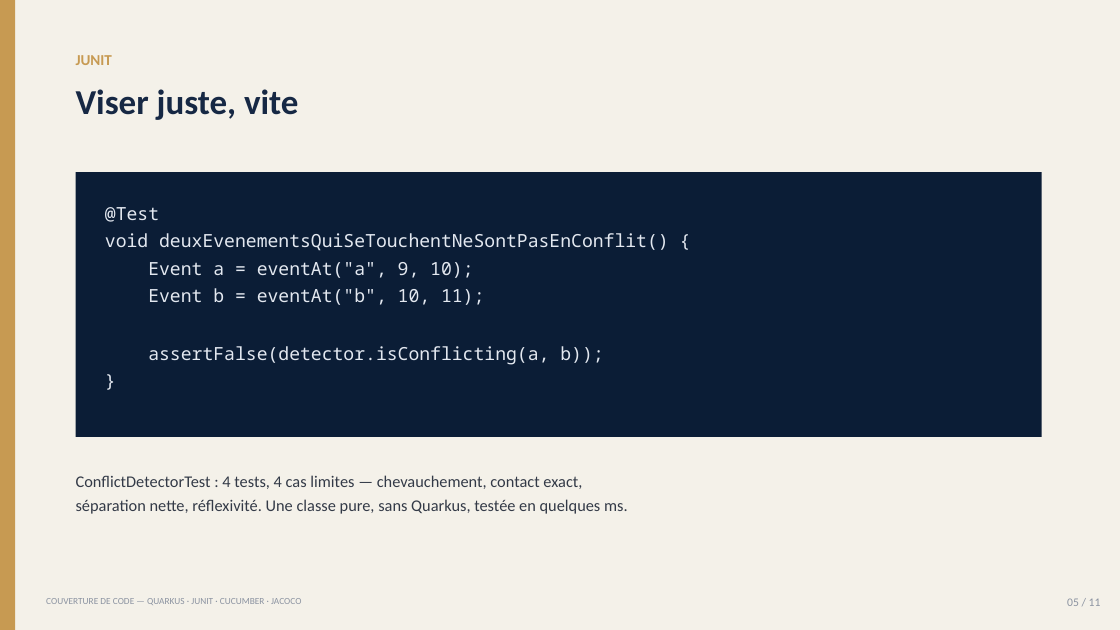
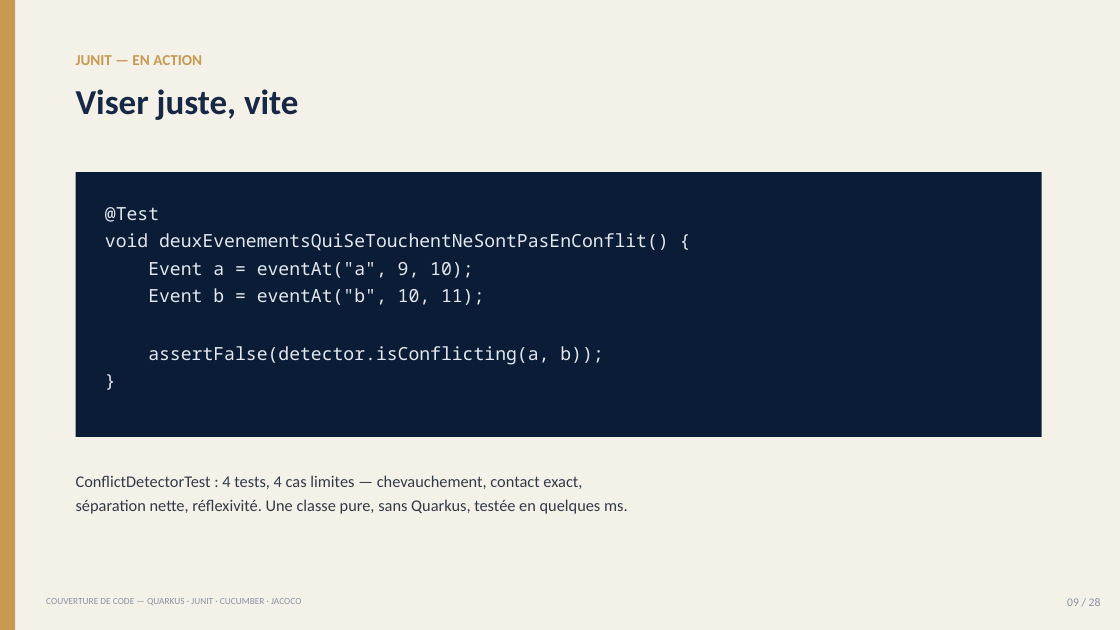
Before and after one commit to sidevconcept/couverture-junit-cucumber-jacoco, a slide deck: slide 9 of presentation/couverture-code-conference.pptx (slide 5 before the commit). Drawn at 1120x630 pixels with LibreOffice and Linux fonts; fonts in the diff are those of the drawing. Boxes give left, top, right and bottom in pixels: in the first picture for what was removed or moved away, otherwise in the second. Text is boxed around its words. In the diff, an @@ line names an element or a change of style, - is before the commit and + after.

```diff
--- a/presentation/couverture-code-conference.pptx
+++ b/presentation/couverture-code-conference.pptx
@@ text at bbox=[76, 55, 202, 65]: text changed @@
-JUNIT
+JUNIT — EN ACTION
@@ text at bbox=[1067, 598, 1101, 606]: text changed @@
-05 / 11
+09 / 28
```
Also in this commit, not shown: 9 other slides changed, 17 slides added, 15 other files.
